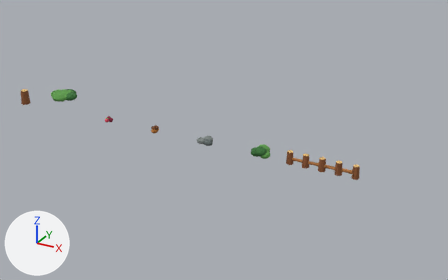
The glTF model client/public/assets/models/low-poly/forest-props.glb: old version first, new version second.
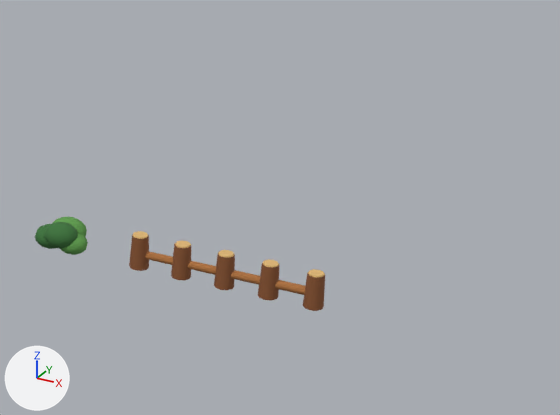
There are two pictures of each version: one whole from a 50 mm camera at (37.4, -48.0, 24.9) aimed at (10.4, 1.2, 0.3), one close up on the part from 53% to 100% of the width and 23% to 78% of the height. The lights are fixed; the arrows at lower left show +X, +Y and +Z. The first two pictures are the older version. Where no turn or scale is listed for an object, it has been applied to the vertices.

The first close-up shows 'bush-clump-4', 'fence-post--1.55-cut-cap', 'fence-post--1.55-main', 'fence-post--3.1-cut-cap', 'fence-post--3.1-main', 'fence-post-0-main', 'fence-post-1.55-cut-cap', 'fence-post-1.55-main', 'fence-post-3.1-cut-cap', 'fence-post-3.1-main', 'fence-single-rail' and 4 more.
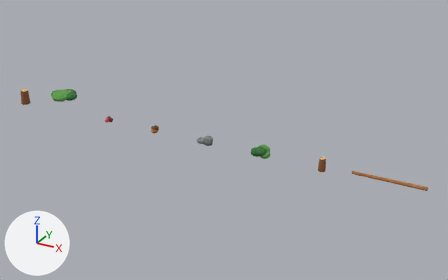
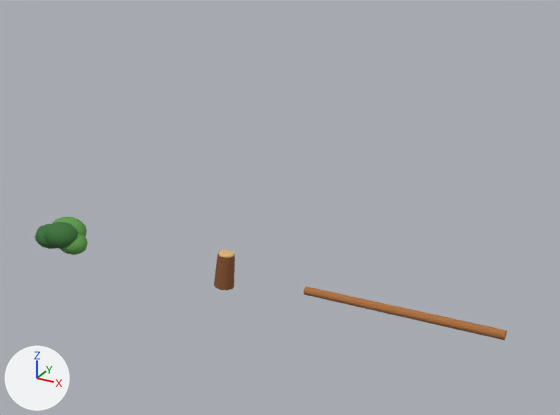
Edits to the bpy script that builds the scene:
```text
Change ob_fence_single_rail:
    ob_fence_single_rail.location: (21.0, 0.0, 0.5) -> (27.0, 0.0, 0.5)
Remove ob_fence_post__3_1_main:
    ob_fence_post__3_1_main = bpy.data.objects.new('fence-post--3.1-main', me_mesh_24)
    ob_fence_post__3_1_main.location = (17.9, 0.0, 0.59)
Remove ob_fence_post__3_1_cut_cap:
    ob_fence_post__3_1_cut_cap = bpy.data.objects.new('fence-post--3.1-cut-cap', me_mesh_26)
    ob_fence_post__3_1_cut_cap.location = (17.9, 0.0, 1.2)
Remove ob_fence_post__1_55_main:
    ob_fence_post__1_55_main = bpy.data.objects.new('fence-post--1.55-main', me_mesh_27)
    ob_fence_post__1_55_main.location = (19.45, 0.0, 0.59)
Remove ob_fence_post__1_55_cut_cap:
    ob_fence_post__1_55_cut_cap = bpy.data.objects.new('fence-post--1.55-cut-cap', me_mesh_29)
    ob_fence_post__1_55_cut_cap.location = (19.45, 0.0, 1.2)
Remove ob_fence_post_1_55_main:
    ob_fence_post_1_55_main = bpy.data.objects.new('fence-post-1.55-main', me_mesh_33)
    ob_fence_post_1_55_main.location = (22.55, 0.0, 0.59)
Remove ob_fence_post_1_55_cut_cap:
    ob_fence_post_1_55_cut_cap = bpy.data.objects.new('fence-post-1.55-cut-cap', me_mesh_35)
    ob_fence_post_1_55_cut_cap.location = (22.55, 0.0, 1.2)
Remove ob_fence_post_3_1_main:
    ob_fence_post_3_1_main = bpy.data.objects.new('fence-post-3.1-main', me_mesh_36)
    ob_fence_post_3_1_main.location = (24.1, 0.0, 0.59)
Remove ob_fence_post_3_1_cut_cap:
    ob_fence_post_3_1_cut_cap = bpy.data.objects.new('fence-post-3.1-cut-cap', me_mesh_38)
    ob_fence_post_3_1_cut_cap.location = (24.1, 0.0, 1.2)
```

Changed parts and their boxes (x1, y1, x2, y2) in the close-ups (560 x 415 px):
'fence-single-rail', moved
    before: (145, 251, 305, 295)
    after: (304, 286, 507, 340)
'fence-post-3.1-main', deleted (brown)
    before: (303, 273, 325, 311)
'fence-post-1.55-main', deleted (brown)
    before: (258, 263, 279, 300)
'fence-post--1.55-main', deleted (brown)
    before: (171, 244, 191, 280)
'fence-post--3.1-main', deleted (brown)
    before: (129, 235, 149, 271)
'fence-post-3.1-cut-cap', deleted
    before: (308, 269, 325, 278)
'fence-post-1.55-cut-cap', deleted
    before: (263, 259, 279, 267)
'fence-post--1.55-cut-cap', deleted
    before: (175, 240, 191, 248)
'fence-post--3.1-cut-cap', deleted
    before: (133, 231, 148, 239)
